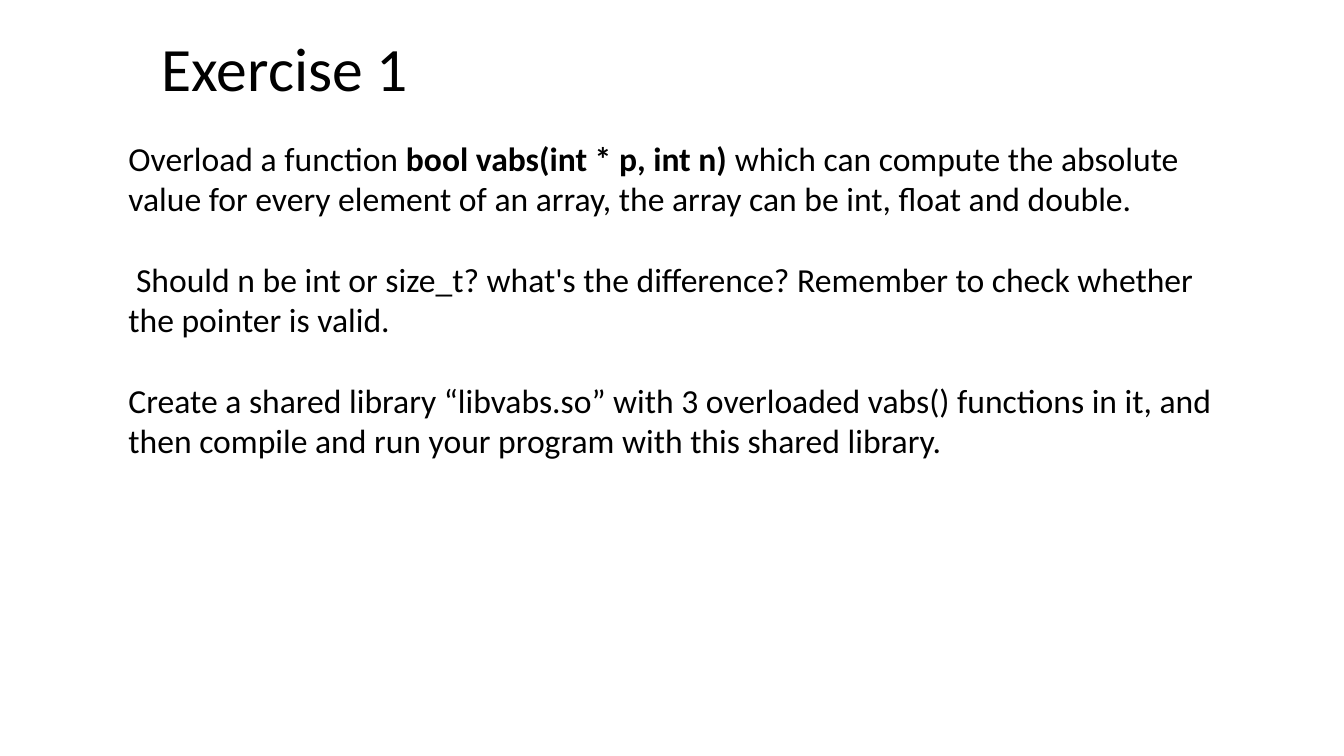
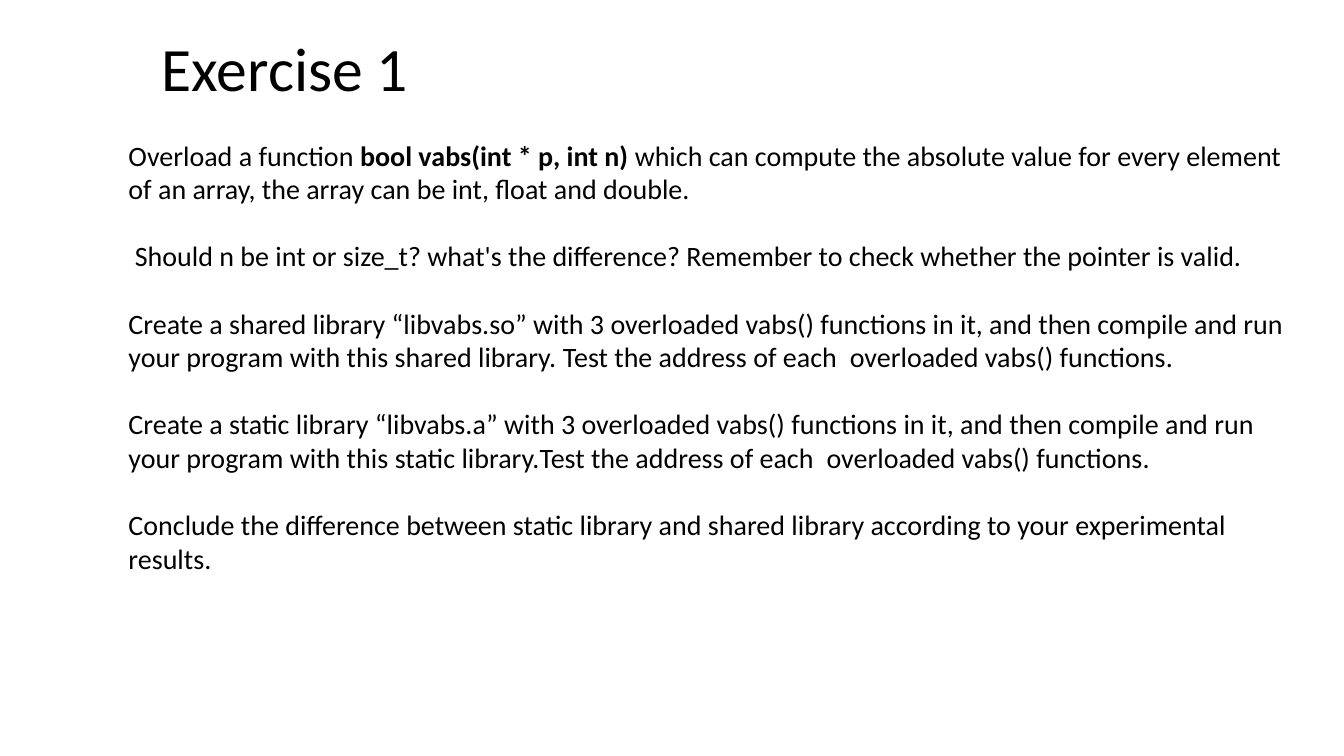
Before and after one commit to ShiqiYu/CPP, a slide deck: slide 18 of week07/Lab07.pptx (slide 13 before the commit). Drawn at 1344x756 pixels with LibreOffice and Linux fonts; fonts in the diff are those of the drawing; background and template pictures are left out. Boxes give left, top, right and bottom in pixels: in the first picture for what was removed or moved away, otherwise in the second. Text is boxed around its words. In the diff, an @@ line names an element or a change of style, - is before the commit and + after.

```diff
--- a/week07/Lab07.pptx
+++ b/week07/Lab07.pptx
@@ text at [128,145,1281,271]: size 24 to 20 pt in "Overload a function bool vabs(int * p, ...", "Should n be int or size_t? what's ..." @@
@@ text at [128,313,1282,570]: text changed; size 24 to 20 pt @@
-Create a shared library “libvabs.so” with 3 overloaded vabs() functions in it, and then compile and run your program with this shared library.
+Create a shared library “libvabs.so” with 3 overloaded vabs() functions in it, and then compile and run your program with this shared library. Test the address of each overloaded vabs() functions.
+Create a static library “libvabs.a” with 3 overloaded vabs() functions in it, and then compile and run your program with this static library.Test the address of each overloaded vabs() functions.
+Conclude the difference between static library and shared library according to your experimental results.
```
Also in this commit, not shown: 2 other slides changed, 5 slides added, 3 other files.
